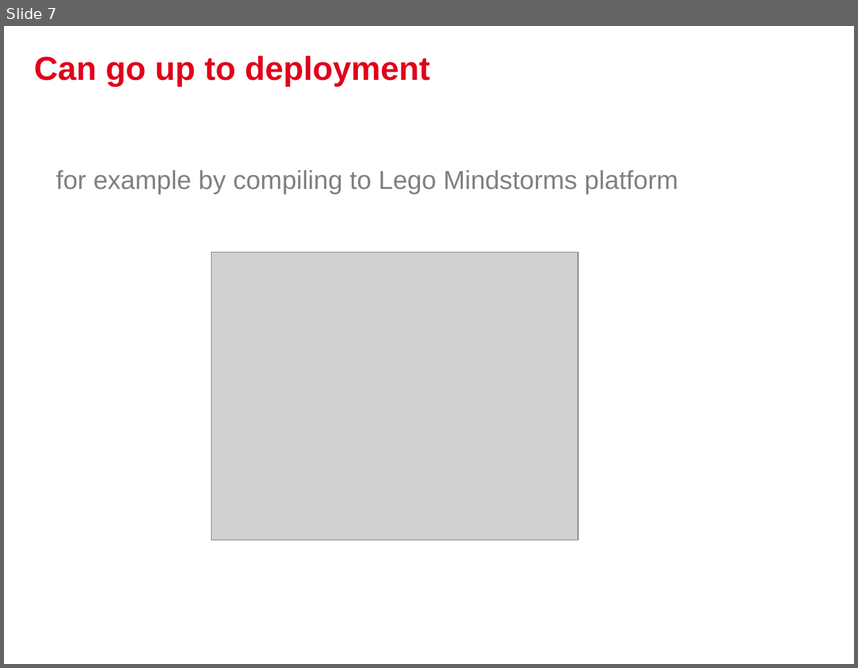
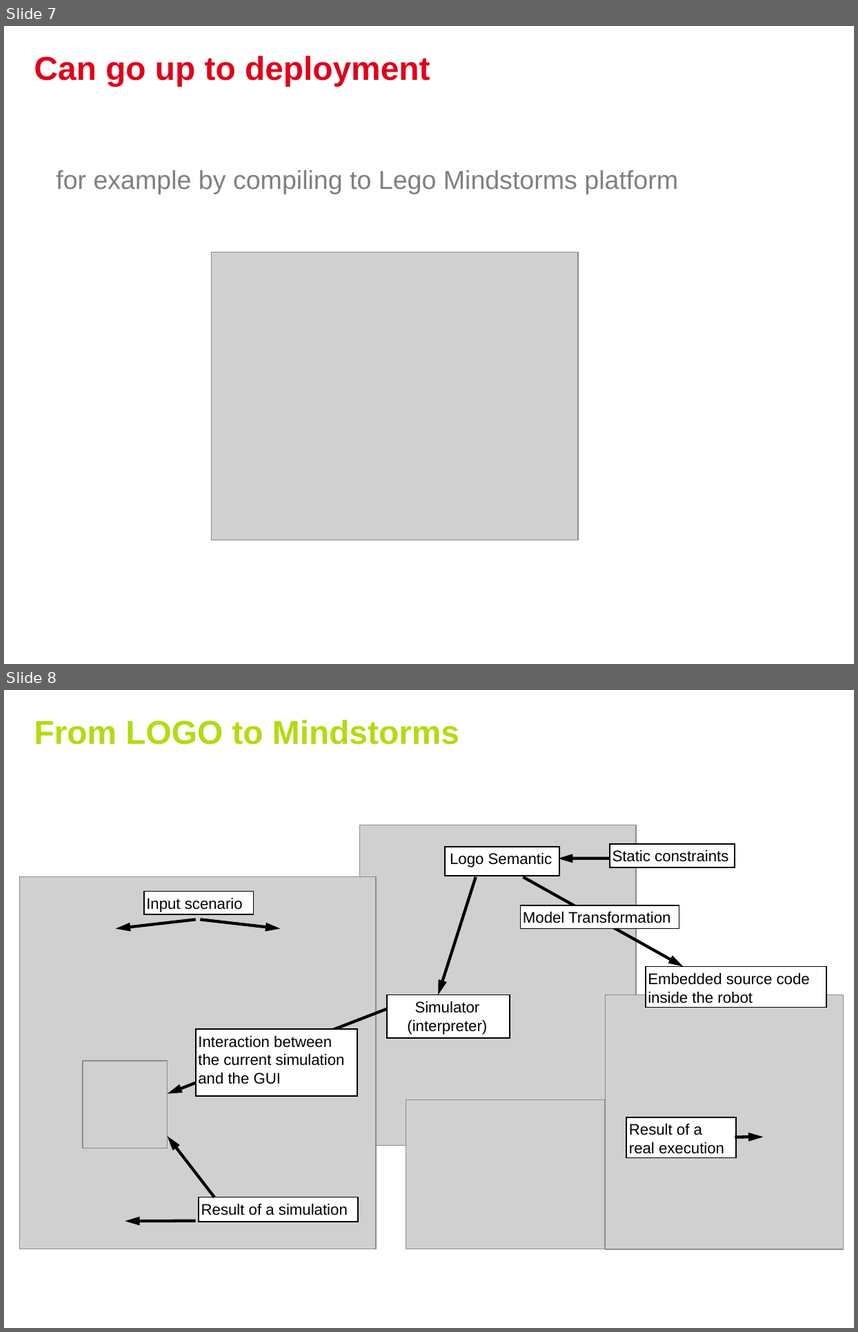
Before and after one commit to dvojtise/logo-1, a slide deck: documentation/slides/1-Tutorial-target-domain-presentation-Logo.pptx. Shown one above the other, each under a label of ours: slide 7 before the commit, slides 7 and 8 after it. The pictures are 858x668 and 858x1332 pixels, drawn with LibreOffice and Linux fonts; fonts in the diff are those of the drawing; grey boxes stand for pictures; background and template pictures are left out. Boxes give left, top, right and bottom in pixels: in the first picture for what was removed or moved away, otherwise in the second. Text is boxed around its words. In the diff, an @@ line names an element or a change of style, - is before the commit and + after.

Commit message:
updates in slides

```diff
--- a/documentation/slides/1-Tutorial-target-domain-presentation-Logo.pptx
+++ b/documentation/slides/1-Tutorial-target-domain-presentation-Logo.pptx
@@ slide 8 added at (4, 690, 854, 1328), background #FFFFFF @@
@@ title added at (34, 720, 459, 745), 28 pt, text #B3DB11, bold @@
+From LOGO to Mindstorms
@@ picture added at (359, 825, 635, 1145) @@
@@ rectangle added at (445, 847, 560, 876), fill #FFFFFF, outline #000000 1 pt, 13 pt, text #000000 @@
+Logo Semantic
@@ rectangle added at (610, 844, 735, 867), fill #FFFFFF, outline #000000 1 pt, 13 pt, text #000000 @@
+Static constraints
@@ arrow added from (610, 858) to (558, 858), #000000 2.5 pt @@
@@ picture added at (19, 877, 375, 1250) @@
@@ rectangle added at (144, 891, 254, 914), fill #FFFFFF, outline #000000 1 pt, 13 pt, text #000000 @@
+Input scenario
@@ arrow added from (476, 877) to (439, 994), #000000 2.5 pt @@
@@ arrow added from (524, 877) to (683, 966), #000000 2.5 pt @@
@@ rectangle added at (520, 905, 679, 928), fill #FFFFFF, outline #000000 1 pt, 13 pt, text #000000 @@
+Model Transformation
@@ arrow added from (195, 920) to (115, 929), #000000 2.5 pt @@
@@ arrow added from (201, 920) to (280, 929), #000000 2.5 pt @@
@@ rectangle added at (646, 966, 827, 1007), fill #FFFFFF, outline #000000 1 pt, 13 pt, text #000000 @@
+Embedded source code inside the robot
@@ rectangle added at (386, 994, 510, 1038), fill #FFFFFF, outline #000000 1 pt, 13 pt, text #000000 @@
+Simulator (interpreter)
@@ picture added at (605, 994, 843, 1248) @@
@@ arrow added from (386, 1009) to (168, 1094), #000000 2.5 pt @@
@@ rectangle added at (195, 1029, 357, 1096), fill #FFFFFF, outline #000000 1 pt, 13 pt, text #000000 @@
+Interaction between the current simulation and the GUI
@@ picture added at (83, 1061, 168, 1148) @@
@@ picture added at (406, 1100, 605, 1250) @@
@@ rectangle added at (626, 1116, 736, 1158), fill #FFFFFF, outline #000000 1 pt, 13 pt, text #000000 @@
+Result of a real execution
@@ arrow added from (215, 1196) to (168, 1136), #000000 2.5 pt @@
@@ arrow added from (735, 1137) to (763, 1136), #000000 2.5 pt @@
@@ rectangle added at (199, 1196, 358, 1221), fill #FFFFFF, outline #000000 1 pt, 13 pt, text #000000 @@
+Result of a simulation
@@ arrow added from (195, 1221) to (125, 1221), #000000 2.5 pt @@
```
Also in this commit, not shown: 1 slide changed.
